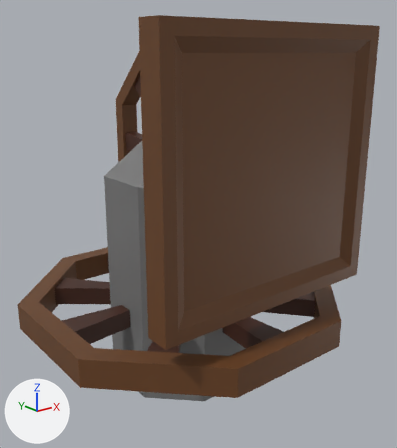
The Blender file Assets/Models/Props/Mirror assembly.blend as it was, and as the next commit left it.
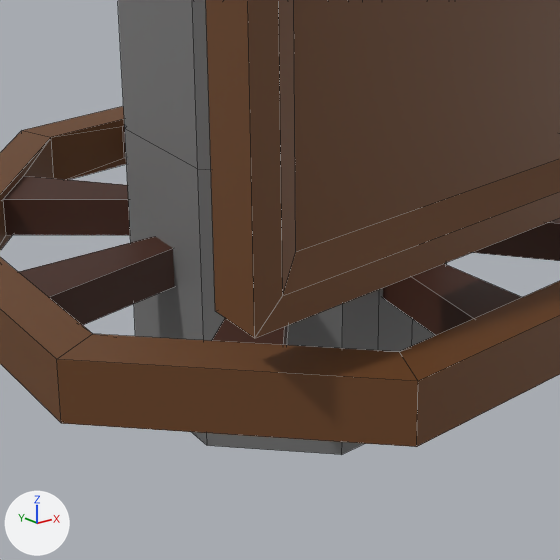
Each version is shown whole from a camera (50 mm lens) standing at (-2.09, -2.77, 2.11) and looking at (0.08, -0.06, 1.02), then close up on the part from 13% to 76% of the width and 45% to 100% of the height. Every picture has the same lights, and +X, +Y and +Z are marked at lower left. The close-ups show mesh edges as thin lines.

Names of what the first close-up shows: 'Mirror pedestal', 'Mirror pivot'.
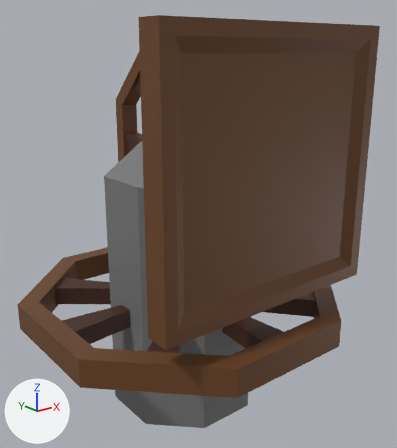
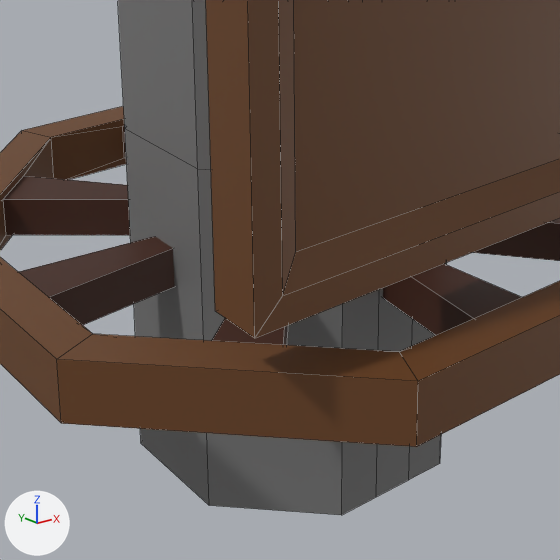
Location of each change, (x1, y1, x2, y2) in pixels of the close-ups (560 x 560 px; the box of a moved part takes in the faces that stretch with it):
'Mirror pedestal', reshaped
    before: (0, 0, 560, 455)
    after: (0, 0, 560, 515)
part 1 of me_cylinder_001, moved or reshaped
    before: (125, 129, 447, 455)
    after: (125, 129, 447, 515)

What changed in the scene script:
```text
Change me_cylinder_001:
    where me_cylinder_001.from_pydata(...)  # 140 vertices, 138 faces; spans x -1.0..1.0, y -1.0..1.0, z 0.0..1.65
    used by ob_mirror_pedestal; location = (0.0, 0.0, 0.0)
    me_cylinder_001 part 1: all 12 vertices in x -0.46..0.46, y -0.46..0.46, z 0.0 are moved by (0.0, 0.0, -0.2)
```
